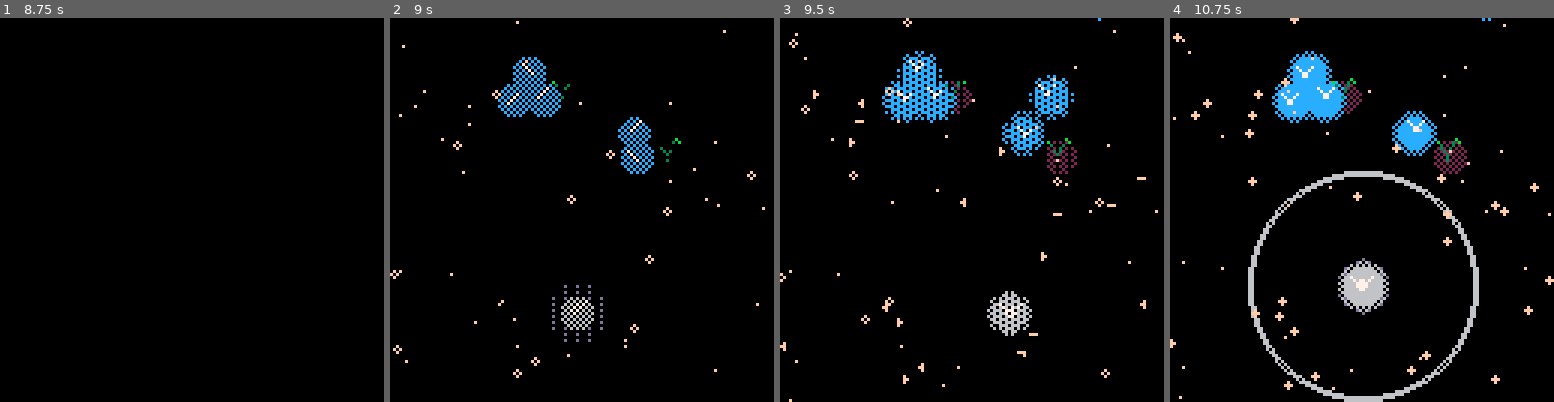
Above: before the commit, frames 1-4 (left to right).
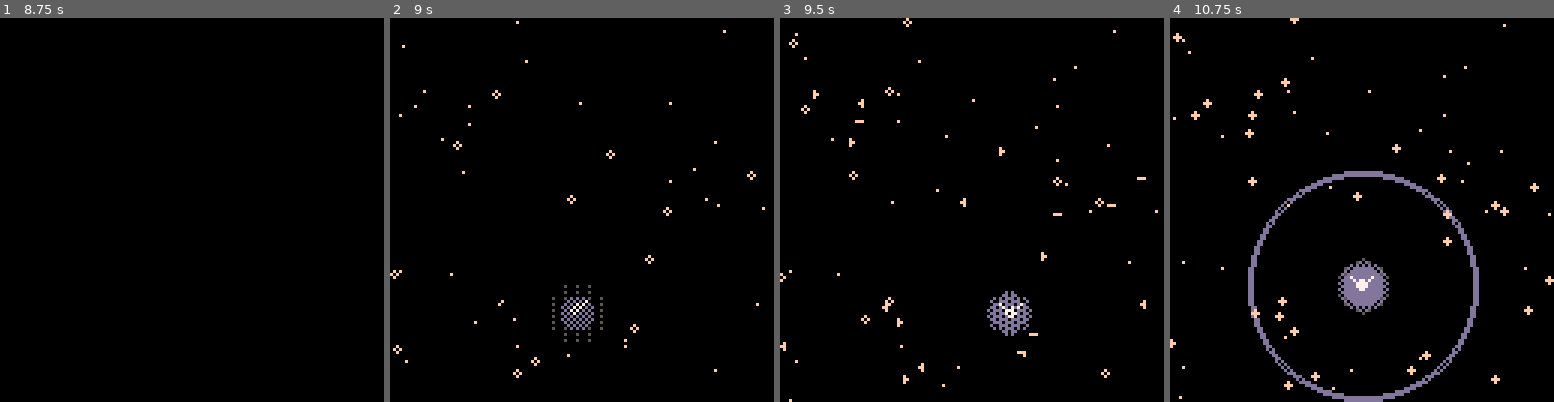
Above: after the commit, the same moments.

Repository: mamoru-miyagawa/pico8_prototypes
Game: PICO-8 cartridge loneliness/loneliness.p8
Same seed, same stepped clock (60 frames per second), same inputs: the game is played once before the commit and once after it.
Inputs:
- Up to frame 1 (8.75 s): tap X (X key) at 0.33, 1.07, 1.85, 2.97, 4.08, 5.2, 6.32, 7.43, 8.55 s; tap O (Z key) at 0.7, 1.7, 2.1, 2.5, 2.9, 3.3, 3.7, 4.1, 4.5, 4.9, 5.3, 5.7, 6.1, 6.5, 6.9, 7.3, 7.7, 8.1, 8.5 s; hold Right 1.6-2.1 s; hold Up 2.15-2.42 s; hold Right 2.47-3.03 s; hold Left 3.08-3.58 s; hold Down 3.63-3.97 s; hold Right 4.02-4.68 s; hold Up 4.73-5.03 s; hold Left 5.08-5.68 s; hold Down 5.73-6.03 s; hold Right 6.08-6.58 s; hold Right 6.63-7.13 s; hold Up 7.18-7.45 s; hold Right 7.5-8.07 s; hold Left 8.12-8.62 s; hold Down from 8.67 s (still down)
- Up to frame 2 (9 s): keep holding Down; tap O (Z key) at 8.9 s
- Up to frame 3 (9.5 s): release Down at 9 s; hold Right from 9.05 s (still down); tap O (Z key) at 9.3 s
- Up to frame 4 (10.75 s): tap X (X key) at 9.67 s; tap O (Z key) at 9.7, 10.1, 10.5 s; release Right at 9.72 s; hold Up 9.77-10.07 s; hold Left 10.12-10.72 s

Frame 1 is identical in both runs. In frame 2, 2.0% of the frame differs, in the area x 28-76%, y 10-85%; in frame 3, 3.9%; in frame 4, 7.2%, in the area x 20-84%, y 0-100%.

Commit message:
loneliness: fix event NPC wave freeze, matching-color onboarding, gdd-toolkit skill

Diff:
--- a/loneliness/loneliness.p8
+++ b/loneliness/loneliness.p8
@@ -61,8 +61,8 @@
  end
 end
 
-pcol=6 -- start white; matching-color npcs attract, others flee
-glow_cols={[12]=1,[8]=2,[6]=13,[14]=2} -- [main]=outer glow color
+pcol=13 -- start white; matching-color npcs attract, others flee
+glow_cols={[12]=1,[8]=2,[13]=5,[14]=2} -- [main]=outer glow color
 pcol2=glow_cols[pcol] or pcol
 function set_player_color(c)
  if c==pcol then return end
@@ -228,7 +228,7 @@
     local d=sqrt(dx*dx+dy*dy)
     if d<=call.r then
      call.hit[n]=true
-     if n.event then n.event_done=true spawn_next_chunk() end
+     if n.event and not n.event_done then n.event_done=true spawn_next_chunk() end
      if n.col==pcol then
       if not n.att then
        n.att=true n.att_fc=fc big.sc=0
@@ -268,7 +268,7 @@
     else
     local dx,dy=px-n.x,py-n.y
     local d=sqrt(dx*dx+dy*dy)
-     if n.col!=pcol then -- non-matching color flees
+     if n.col!=pcol and (not n.event or n.event_done) then -- non-matching color flees (event npcs wait for call wave, resolved events flee normally)
        if not n.fleeing and d<flee_range and d>0.001 then
         n.fleeing=true
         local fx,fy=(n.x-px)/d,(n.y-py)/d
@@ -360,16 +360,16 @@
         end
        end
       end
-     else
-      big.x+=big.fdx*big_retreat_sp
-      big.y+=big.fdy*big_retreat_sp
-      sfx(56)
-     if big.y-cam_y>144 or big.x<-16 or big.x>144 then
-      big.done=true
-      local was_event=big.event
-      for n in all(npcs) do if n.stolen then del(npcs,n) end end
-      big={done=true}
-      if was_event then spawn_next_chunk() end
+   else
+    big.x+=big.fdx*big_retreat_sp
+    big.y+=big.fdy*big_retreat_sp
+    sfx(56)
+    if big.y-cam_y>144 or big.x<-16 or big.x>144 then
+     big.done=true
+     local was_event=big.event
+     for n in all(npcs) do if n.stolen then del(npcs,n) end end
+     big={done=true}
+     if was_event then spawn_next_chunk() end
      end
     end
    end
@@ -378,7 +378,7 @@
    big.jx=flr(rnd(3))-1
    big.jy=flr(rnd(3))-1
   end
- if state=="play" and fade_t<fade_in_f then fade_t+=1 end
+  if state=="play" and fade_t<fade_in_f then fade_t+=1 end
  for r in all(rings) do
   r.r+=r.vg or 1.5
   r.a-=1
@@ -635,28 +635,11 @@
  px=mid(corridor_l,px,corridor_r)
 end
 
--- editor:plants=[{"x":64,"y":-111,"col":12,"count":1,"event":true},{"x":30,"y":-48,"col":12,"count":3,"event":false},{"x":101,"y":-11,"col":12,"count":1,"event":false},{"x":42,"y":20,"col":12,"count":3,"event":false},{"x":77,"y":40,"col":12,"count":2,"event":false}]
--- npcs
-npcs={
- {x=64,y=-111,jx=0,jy=0,att=false,col=12,stolen=false,event=true},
- {x=30,y=-54,jx=0,jy=0,att=false,col=12,stolen=false},
- {x=35,y=-45,jx=0,jy=0,att=false,col=12,stolen=false},
- {x=25,y=-45,jx=0,jy=0,att=false,col=12,stolen=false},
- {x=101,y=-11,jx=0,jy=0,att=false,col=12,stolen=false},
- {x=42,y=14,jx=0,jy=0,att=false,col=12,stolen=false},
- {x=47,y=23,jx=0,jy=0,att=false,col=12,stolen=false},
- {x=37,y=23,jx=0,jy=0,att=false,col=12,stolen=false},
- {x=77,y=34,jx=0,jy=0,att=false,col=12,stolen=false},
- {x=77,y=46,jx=0,jy=0,att=false,col=12,stolen=false},
-}
--- big npc: passive thief, steals attached npcs, retreats when att=0
-big={x=64,y=-260,done=false,retreat=false,engaged=false,sc=0,jx=0,jy=0,cast=false,cast_t=0,event=true}
-chunks={}
-next_chunk=1
+-- gated chunk spawn (defined here so re-export of the level data block below does not overwrite it)
 function spawn_next_chunk()
  local c=chunks[next_chunk]
  if c==nil then return end
- for n in all(c.npcs) do add(npcs,n) end
+ for n in all(c.npcs) do n.jx=n.jx or 0 n.jy=n.jy or 0 add(npcs,n) end
  for f in all(c.flowers) do add(flowers,f) end
  for g in all(c.grass) do add(grass,g) end
  if c.big then
@@ -665,16 +648,25 @@
  end
  next_chunk+=1
 end
--- grass tufts next to each spawner (sprite 7, world space, col 2 base glow)
+
+-- editor:plants=[{"x":49,"y":-282,"col":13,"count":1,"event":true}]
+-- npcs (initial block, exported top-level)
+npcs={
+ {x=49,y=-282,jx=0,jy=0,att=false,col=13,stolen=false,event=true},
+}
+-- big npc (initial block)
+big={done=true}
+-- grass tufts (initial block)
 grass={}
-grass[1]={x=64+12,y=-111}
-grass[2]={x=30+12,y=-48}
-grass[3]={x=101+12,y=-11}
-grass[4]={x=42+12,y=20}
-grass[5]={x=77+12,y=40}
--- flowers: sprite 9, world space, changes player color on hold x
+grass[1]={x=49+12,y=-282}
+-- flowers (initial block)
 flowers={
 }
+-- ヌ⬆️█ヌ⬆️█ additional chunks (gated sections, spawned on event resolve) ヌ⬆️█ヌ⬆️█
+chunks={}
+chunks[1]={npcs={{x=28,y=-460,col=13,event=false},{x=73,y=-548,col=12,event=false},{x=73,y=-536,col=12,event=false},{x=35,y=-641,col=12,event=false},{x=41,y=-635,col=12,event=false},{x=35,y=-629,col=12,event=false},{x=29,y=-635,col=12,event=false},{x=57,y=-395,col=13,event=false}},flowers={{x=49,y=-754,col=12,used=false,event=true}},grass={{x=40,y=-460},{x=85,y=-542},{x=47,y=-635},{x=69,y=-395}}}
+chunks[2]={npcs={{x=37,y=-867,col=12,event=false},{x=37,y=-855,col=12,event=false},{x=68,y=-963.5,col=12,event=false},{x=36,y=-1088.5,col=12,event=false}},grass={{x=49,y=-861.5},{x=80,y=-963.5},{x=48,y=-1088.5}}}
+next_chunk=1
 __gfx__
 00000000000000000000000000000000000000000000000000000000000000b00000000000077000000000000000000000000000000000000000000000000000
 00000000700000070000000000000000070000700000000000000000b000030b0000000000777700000000000000000000000000000000000000000000000000
Not shown, changed: loneliness/.claude/devlog.md
Not shown, added: loneliness/.claude/skills/gdd-toolkit/SKILL.md
Not shown, added: loneliness/.claude/skills/gdd-toolkit/assets/obsidian-vault-layout.md
Not shown, added: loneliness/.claude/skills/gdd-toolkit/references/domains/TEMPLATE.md
Not shown, added: loneliness/.claude/skills/gdd-toolkit/references/failure-modes.md
Not shown, added: loneliness/.claude/skills/gdd-toolkit/references/flowcharts.md
Not shown, added: loneliness/.claude/skills/gdd-toolkit/references/pillars-reference.md
Not shown, added: loneliness/.claude/skills/gdd-toolkit/references/templates/GDD-skeleton.md
Not shown, added: loneliness/.claude/skills/gdd-toolkit/references/templates/balance-table.md
Not shown, added: loneliness/.claude/skills/gdd-toolkit/references/templates/core-loop-canvas.md
Not shown, added: loneliness/.claude/skills/gdd-toolkit/references/templates/mda-reference.md
Not shown, added: loneliness/.claude/skills/gdd-toolkit/references/templates/project-context.md
(and 3 more such lines)
